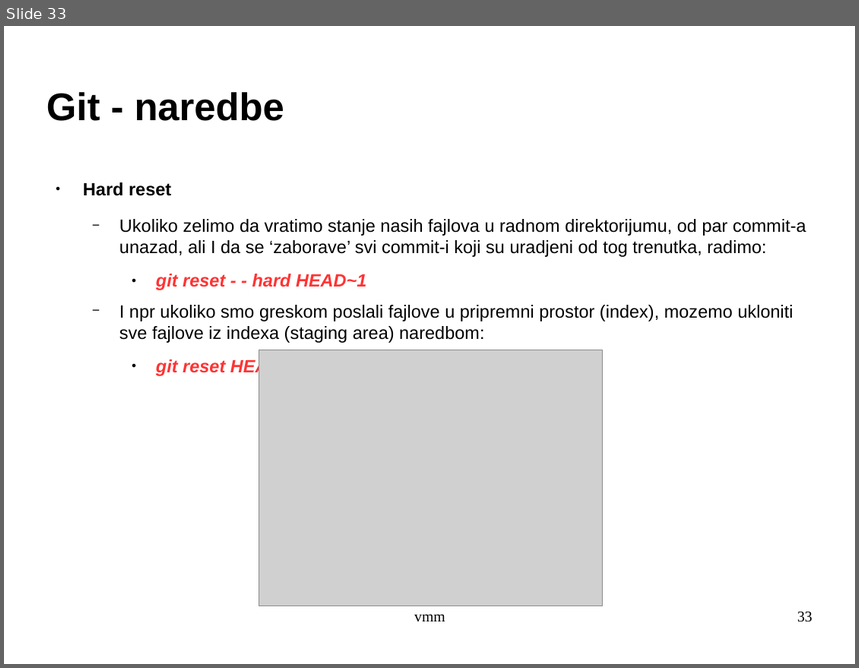
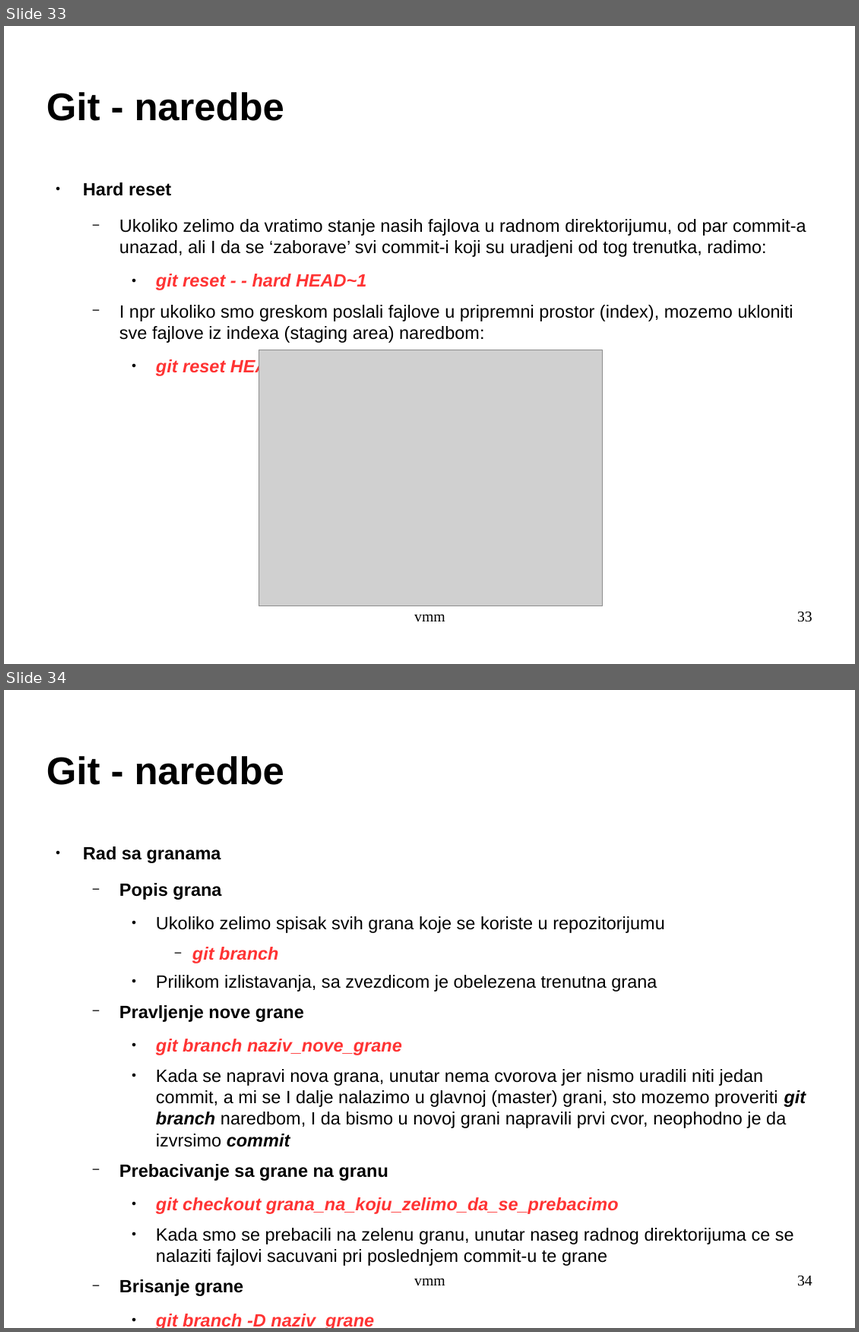
Before and after one commit to archpriestgnu/git_tut, a slide deck: git.odp. Shown one above the other, each under a label of ours: slide 33 before the commit, slides 33 and 34 after it. The pictures are 859x668 and 859x1332 pixels, drawn with LibreOffice and Linux fonts; fonts in the diff are those of the drawing; grey boxes stand for pictures; background and template pictures are left out. Boxes give left, top, right and bottom in pixels: in the first picture for what was removed or moved away, otherwise in the second. Text is boxed around its words. In the diff, an @@ line names an element or a change of style, - is before the commit and + after.

```diff
--- a/git.odp
+++ b/git.odp
@@ slide 34 added at (4,690,855,1328), background picture (left out) @@
@@ title added at (47,756,284,785), 36 pt, text #000000, bold @@
+Git - naredbe
@@ text added at (83,847,807,1328), 16.6 pt, text #000000 @@
+● Rad sa granama
+  − Popis grana
+    ● Ukoliko zelimo spisak svih grana koje se koriste u repozitorijumu
+      − git branch
+    ● Prilikom izlistavanja, sa zvezdicom je obelezena trenutna grana
+  − Pravljenje nove grane
+    ● git branch naziv_nove_grane
+    ● Kada se napravi nova grana, unutar nema cvorova jer nismo uradili niti jedan commit, a mi se I dalje nalazimo u glavnoj (master) grani, sto mozemo proveriti git branch naredbom, I da bismo u novoj grani napravili prvi cvor, neophodno je da izvrsimo commit
+  − Prebacivanje sa grane na granu
+    ● git checkout grana_na_koju_zelimo_da_se_prebacimo
+    ● Kada smo se prebacili na zelenu granu, unutar naseg radnog direktorijuma ce se nalaziti fajlovi sacuvani pri poslednjem commit-u te grane
+  − Brisanje grane
+    ● git branch -D naziv_grane
@@ text added at (414,1278,446,1286), 14 pt, text #000000 @@
+vmm
@@ page number added at (797,1276,813,1287), 14 pt, text #000000 @@
+34
```
Also in this commit, not shown: 1 slide changed, 6 other slides added.
